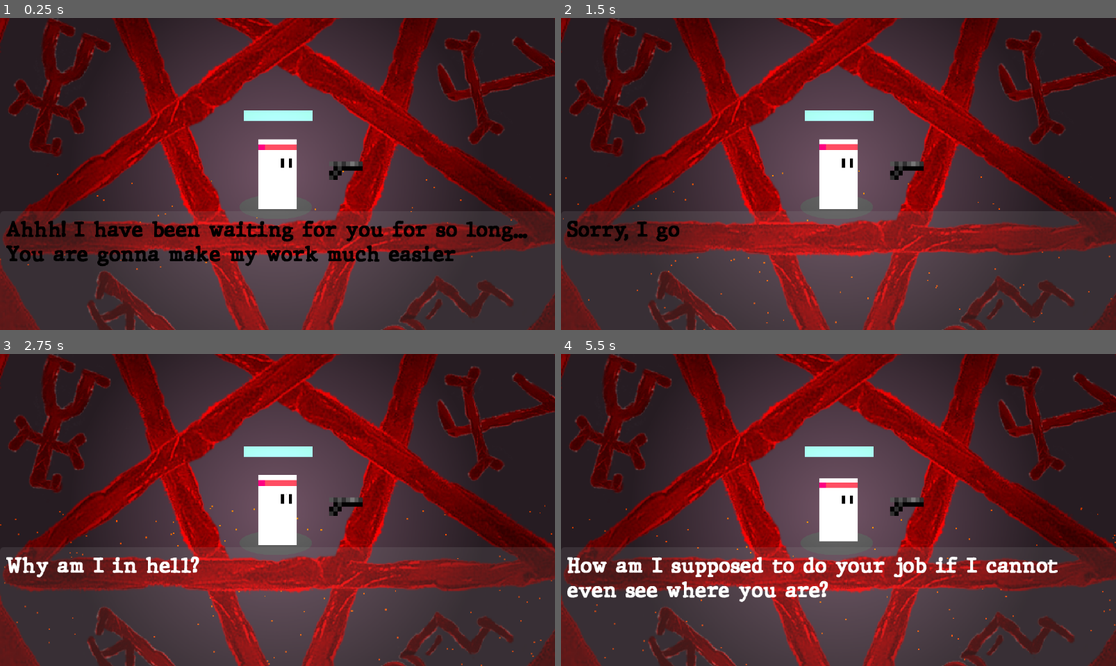
Above: before the commit, frames 1-4 (two rows, left to right).
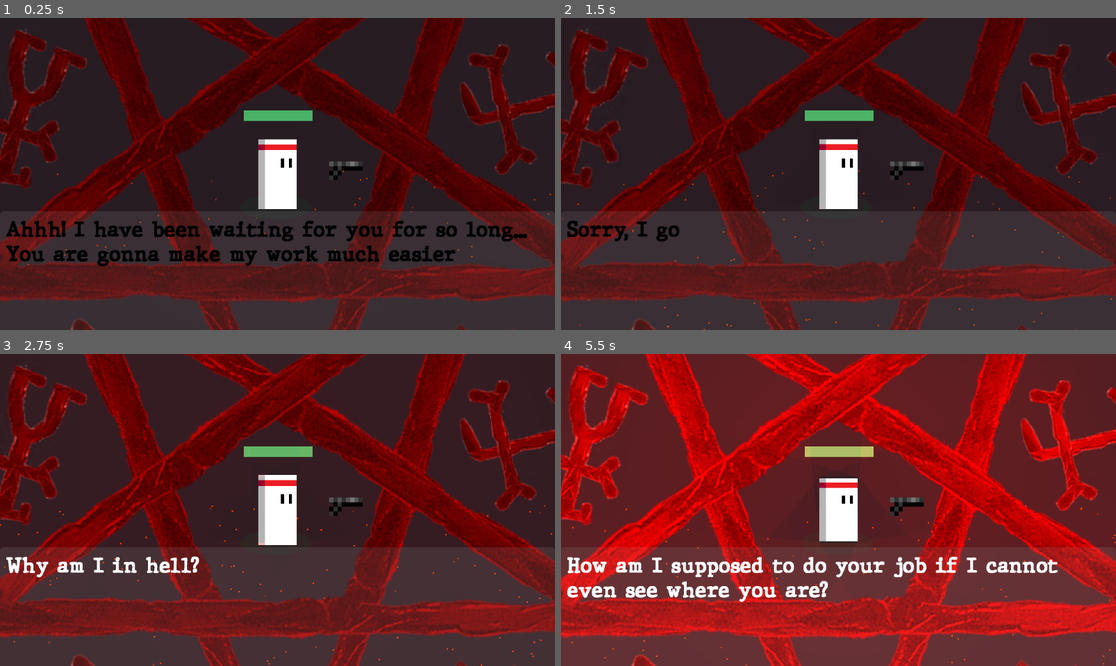
Above: after the commit, the same moments.

Repository: SK1PPR/byog24
Game: Godot game, scene res://scenes/main.tscn
Two runs of this game, one before a commit and one after it. Both use one fixed random seed, a clock stepped at 60 frames per second and the inputs below. This scene is started directly instead of the project's main scene. The engine's default icon, where the game draws it, is replaced by a stand-in: a white triangle on a blue panel in a dark square.
Inputs (mouse positions are in pixels of both pictures, inside the frame that each line leads up to):
- Up to frame 1 (0.25 s): no input
- Up to frame 2 (1.5 s): move the mouse to (960, 158) at 0.52 s; tap Space (next_dialogue) at 0.6, 1.35 s; click (960, 158) at 0.67 s; move the mouse to (727, 189) at 1.27 s; click (727, 189) at 1.42 s
- Up to frame 3 (2.75 s): move the mouse to (333, 441) at 2.02 s; tap Space (next_dialogue) at 2.1 s; click (333, 441) at 2.17 s
- Up to frame 4 (5.5 s): move the mouse to (810, 572) at 2.77 s; tap Space (next_dialogue) every 0.75 s from 2.85 to 5.1 s; click (810, 572) at 2.92 s; move the mouse to (1005, 556) at 3.52 s; click (1005, 556) at 3.67 s; move the mouse to (672, 463) at 4.27 s; click (672, 463) at 4.42 s; move the mouse to (866, 510) at 5.02 s; click (866, 510) at 5.17 s

The runs differ from the first frame. In frame 1, 65% of the frame differs, in the area x 0-100%, y 0-100%; in frame 2, 67%; in frame 3, 66%; in frame 4, 91%.

Commit message:
sexy candles

Diff:
--- /dev/null
+++ b/scenes/candles.tscn
@@ -0,0 +1,26 @@
+[gd_scene load_steps=6 format=3 uid="uid://2ltbutl066bk"]
+
+[ext_resource type="Script" path="res://scripts/candle.gd" id="1_2bdrx"]
+[ext_resource type="Texture2D" uid="uid://bx0qlsrfsx011" path="res://assets/pointlight.webp" id="1_mwtkc"]
+
+[sub_resource type="Gradient" id="Gradient_3bvw2"]
+offsets = PackedFloat32Array(0.357143, 0.818182)
+
+[sub_resource type="FastNoiseLite" id="FastNoiseLite_kv25m"]
+noise_type = 3
+frequency = 0.0312
+
+[sub_resource type="NoiseTexture2D" id="NoiseTexture2D_jhrww"]
+color_ramp = SubResource("Gradient_3bvw2")
+noise = SubResource("FastNoiseLite_kv25m")
+
+[node name="Candles" type="Node2D"]
+
+[node name="PointLight2D" type="PointLight2D" parent="."]
+scale = Vector2(5, 5)
+color = Color(0.815686, 0.0392157, 0, 1)
+shadow_enabled = true
+texture = ExtResource("1_mwtkc")
+texture_scale = 1.6
+script = ExtResource("1_2bdrx")
+noise = SubResource("NoiseTexture2D_jhrww")
--- /dev/null
+++ b/scenes/candles_darker.tscn
@@ -0,0 +1,27 @@
+[gd_scene load_steps=6 format=3 uid="uid://casjqsckyisre"]
+
+[ext_resource type="Texture2D" uid="uid://bx0qlsrfsx011" path="res://assets/pointlight.webp" id="1_0q542"]
+[ext_resource type="Script" path="res://scripts/candles_darker.gd" id="2_7xcfr"]
+
+[sub_resource type="Gradient" id="Gradient_jac4x"]
+offsets = PackedFloat32Array(0.363636, 0.707792, 1)
+colors = PackedColorArray(0, 0, 0, 1, 0.917647, 0.917647, 0.917647, 1, 1, 1, 1, 1)
+
+[sub_resource type="FastNoiseLite" id="FastNoiseLite_ibc4i"]
+noise_type = 3
+frequency = 0.0668
+
+[sub_resource type="NoiseTexture2D" id="NoiseTexture2D_s4cfs"]
+color_ramp = SubResource("Gradient_jac4x")
+noise = SubResource("FastNoiseLite_ibc4i")
+
+[node name="Candles" type="Node2D"]
+
+[node name="PointLight2D" type="PointLight2D" parent="."]
+scale = Vector2(7, 7)
+color = Color(0.815686, 0.0392157, 0, 1)
+shadow_enabled = true
+texture = ExtResource("1_0q542")
+texture_scale = 1.6
+script = ExtResource("2_7xcfr")
+noise = SubResource("NoiseTexture2D_s4cfs")
--- a/scenes/main.tscn
+++ b/scenes/main.tscn
@@ -1,8 +1,10 @@
-[gd_scene load_steps=44 format=3 uid="uid://bhd1q0c8dovan"]
+[gd_scene load_steps=46 format=3 uid="uid://bhd1q0c8dovan"]
 
 [ext_resource type="PackedScene" uid="uid://c1232bb68fhy6" path="res://scenes/player.tscn" id="1_j7f5f"]
 [ext_resource type="Script" path="res://scripts/main.gd" id="1_m2lt0"]
 [ext_resource type="Shader" path="res://shaders/main.gdshader" id="1_vydfm"]
+[ext_resource type="PackedScene" uid="uid://2ltbutl066bk" path="res://scenes/candles.tscn" id="2_j8adm"]
+[ext_resource type="PackedScene" uid="uid://casjqsckyisre" path="res://scenes/candles_darker.tscn" id="3_004in"]
 [ext_resource type="Script" path="res://scripts/camera_2d.gd" id="3_6qcvf"]
 [ext_resource type="PackedScene" uid="uid://byl3dfrhj11vx" path="res://data/weapons/pistol.tscn" id="3_ttt1o"]
 [ext_resource type="PackedScene" uid="uid://frhhprjg8xrl" path="res://scenes/triangle.tscn" id="4_06rle"]
@@ -245,12 +247,39 @@
 material = SubResource("ShaderMaterial_hvbvw")
 script = ExtResource("1_m2lt0")
 
+[node name="Candles2" parent="." instance=ExtResource("2_j8adm")]
+position = Vector2(639, 126)
+
+[node name="Candles3" parent="." instance=ExtResource("2_j8adm")]
+position = Vector2(387, -580)
+
+[node name="Candles4" parent="." instance=ExtResource("2_j8adm")]
+position = Vector2(-389, -560)
+
+[node name="Candles5" parent="." instance=ExtResource("2_j8adm")]
+position = Vector2(-656, 171)
+
+[node name="Candles6" parent="." instance=ExtResource("2_j8adm")]
+position = Vector2(14, 599)
+
+[node name="Candles" parent="." instance=ExtResource("3_004in")]
+position = Vector2(-1940.26, 1634.8)
+
+[node name="Candles7" parent="." instance=ExtResource("3_004in")]
+position = Vector2(-1858, -1629)
+
+[node name="Candles8" parent="." instance=ExtResource("3_004in")]
+position = Vector2(1691, -1705)
+
+[node name="Candles9" parent="." instance=ExtResource("3_004in")]
+position = Vector2(1824, 1800)
+
 [node name="background" type="ColorRect" parent="."]
 z_index = -1
-offset_left = -5702.0
-offset_top = -3514.0
-offset_right = -5662.0
-offset_bottom = -3474.0
+offset_left = -5648.0
+offset_top = -3621.0
+offset_right = -5608.0
+offset_bottom = -3581.0
 scale = Vector2(223.948, 171.64)
 color = Color(0.14902, 0.109804, 0.133333, 1)
 
@@ -266,10 +295,10 @@
 color = Color(0.602408, 0, 0.0998547, 1)
 
 [node name="DevilCircle" type="Sprite2D" parent="."]
-position = Vector2(0, -500)
-scale = Vector2(1.75, 1.75)
+position = Vector2(0, -1000)
+scale = Vector2(2, 2)
 texture = ExtResource("24_op8ry")
-offset = Vector2(0, 250)
+offset = Vector2(0, 500)
 
 [node name="Camera2D" type="Camera2D" parent="."]
 script = ExtResource("3_6qcvf")
--- a/scenes/pentagon.tscn
+++ b/scenes/pentagon.tscn
@@ -33,5 +33,6 @@
 shape = SubResource("RectangleShape2D_sfdmx")
 
 [node name="PointLight2D" type="PointLight2D" parent="."]
+visible = false
 energy = 0.7
 texture = ExtResource("4_o8k4p")
--- a/scenes/player.tscn
+++ b/scenes/player.tscn
@@ -157,6 +157,9 @@
 
 [sub_resource type="StyleBoxFlat" id="StyleBoxFlat_wkw4s"]
 bg_color = Color(0.282968, 0.697788, 0.401912, 1)
+
+[sub_resource type="OccluderPolygon2D" id="OccluderPolygon2D_7puaq"]
+polygon = PackedVector2Array(-40, -69, 41, -69, 39, 68, -39, 68)
 
 [node name="player" type="CharacterBody2D"]
 material = SubResource("ShaderMaterial_der1l")
@@ -197,6 +200,7 @@
 flip_v = true
 
 [node name="PointLight2D" type="PointLight2D" parent="."]
+visible = false
 energy = 2.0
 shadow_enabled = true
 texture = ExtResource("4_c5nf6")
@@ -224,3 +228,6 @@
 value = 100.0
 rounded = true
 show_percentage = false
+
+[node name="LightOccluder2D" type="LightOccluder2D" parent="."]
+occluder = SubResource("OccluderPolygon2D_7puaq")
--- a/scenes/square.tscn
+++ b/scenes/square.tscn
@@ -34,5 +34,6 @@
 shape = SubResource("RectangleShape2D_sfdmx")
 
 [node name="PointLight2D" type="PointLight2D" parent="."]
+visible = false
 energy = 0.7
 texture = ExtResource("3_7a5pq")
--- a/scenes/triangle.tscn
+++ b/scenes/triangle.tscn
@@ -33,5 +33,6 @@
 shape = SubResource("RectangleShape2D_sfdmx")
 
 [node name="PointLight2D" type="PointLight2D" parent="."]
+visible = false
 energy = 0.7
 texture = ExtResource("3_n86wb")
--- /dev/null
+++ b/scripts/candle.gd
@@ -0,0 +1,10 @@
+extends Node2D
+
+@export var noise: NoiseTexture2D
+var time_passed := 0.0
+# Called every frame. 'delta' is the elapsed time since the previous frame.
+func _process(delta):
+	time_passed += delta
+	var sampled_noise = noise.noise.get_noise_1d(time_passed)
+	sampled_noise = abs(sampled_noise)*10
+	$".".energy = sampled_noise
--- /dev/null
+++ b/scripts/candles_darker.gd
@@ -0,0 +1,10 @@
+extends Node2D
+
+@export var noise: NoiseTexture2D
+var time_passed := 0.0
+# Called every frame. 'delta' is the elapsed time since the previous frame.
+func _process(delta):
+	time_passed += delta
+	var sampled_noise = noise.noise.get_noise_1d(time_passed)
+	sampled_noise = abs(sampled_noise)*20
+	$".".energy = sampled_noise
Not shown: 1 places in scenes/player.tscn that only renumber resources
